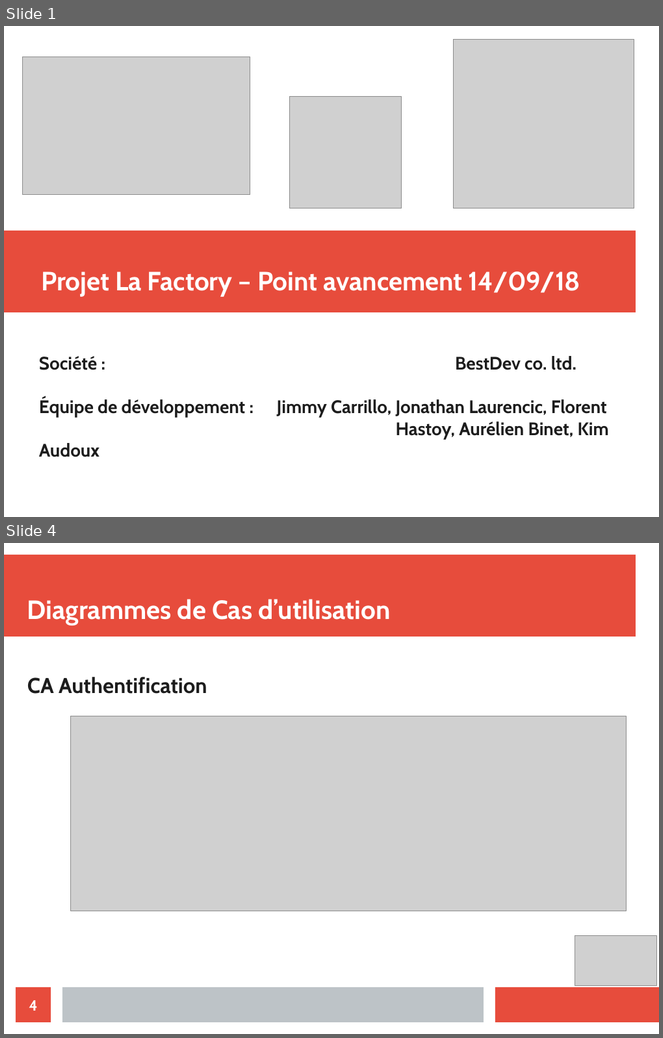
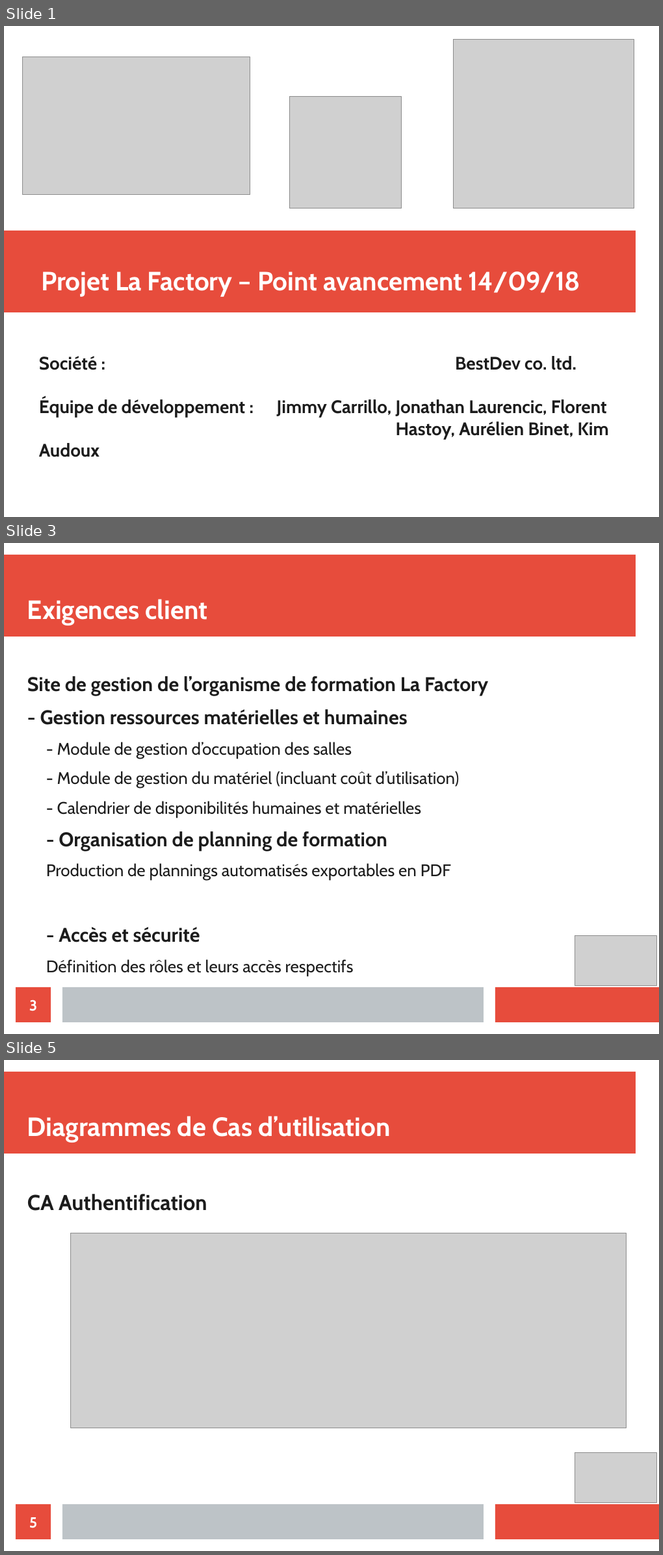
Before and after one commit to Merray/Factory, a slide deck: presentation/presentation FACTORY.odp. Shown one above the other, each under a label of ours: slides 1 and 4 before the commit, slides 1, 3 and 5 after it; the slides between them are not shown. The pictures are 663x1038 and 663x1555 pixels, drawn with LibreOffice and Linux fonts; fonts in the diff are those of the drawing; grey boxes stand for pictures. Boxes give left, top, right and bottom in pixels: in the first picture for what was removed or moved away, otherwise in the second. Text is boxed around its words. In the diff, an @@ line names an element or a change of style, - is before the commit and + after.

```diff
--- a/presentation/presentation FACTORY.odp
+++ b/presentation/presentation FACTORY.odp
@@ slide 3 added at (4, 543, 659, 1034), background #FFFFFF; not listed: 3 template elements that a slide beside it also shows @@
@@ title added at (27, 599, 208, 626), 32 pt, text #FFFFFF, bold @@
+Exigences client
@@ text added at (27, 676, 488, 976), 20.4 pt, text #1C1C1C @@
+Site de gestion de l’organisme de formation La Factory
+- Gestion ressources matérielles et humaines
+  - Module de gestion d’occupation des salles
+  - Module de gestion du matériel (incluant coût d’utilisation)
+  - Calendrier de disponibilités humaines et matérielles
+- Organisation de planning de formation
+  Production de plannings automatisés exportables en PDF
+- Accès et sécurité
+  Définition des rôles et leurs accès respectifs
@@ picture added at (575, 936, 657, 986) @@
@@ page number added at (16, 988, 51, 1023), fill #E74C3C, 18 pt, text #FFFFFF, bold @@
+3
@@ what was slide 4 is now slide 5 @@
@@ page number at (29, 1518, 37, 1529): text changed @@
-4
+5
```
Also in this commit, not shown: 4 slides changed, 6 other slides added, 2 slides removed.
